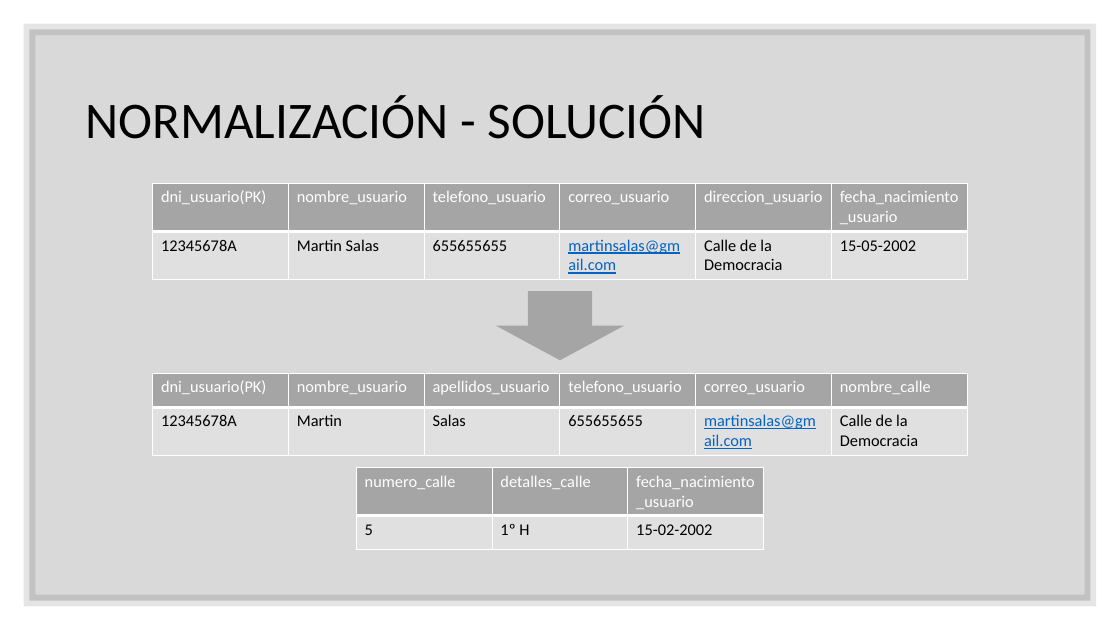
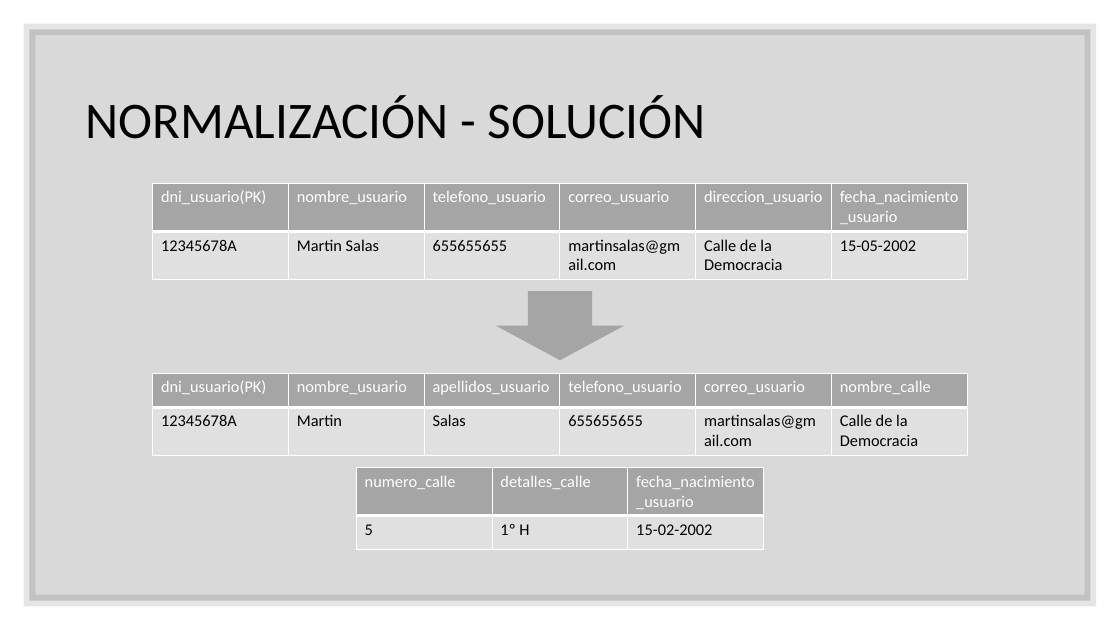
Before and after one commit to maraloeDev/Proyecto-de-Bases-de-Datos, a slide deck: slide 11 of Docs/Finales/Defensa proyecto intermodular.pptx (slide 10 before the commit). Drawn at 1120x630 pixels with LibreOffice and Linux fonts; fonts in the diff are those of the drawing. Boxes give left, top, right and bottom in pixels: in the first picture for what was removed or moved away, otherwise in the second. Text is boxed around its words. In the diff, an @@ line names an element or a change of style, - is before the commit and + after.

```diff
--- a/Docs/Finales/Defensa proyecto intermodular.pptx
+++ b/Docs/Finales/Defensa proyecto intermodular.pptx
@@ table at box(153, 183, 970, 278) @@
@@ text colour #0563C1 to #000000, underline off in "martinsalas@gmail.com" @@
@@ table at box(153, 373, 970, 455) @@
@@ text colour #0563C1 to #000000, underline off in "martinsalas@gmail.com" @@
```
Also in this commit, not shown: 13 other slides changed, 1 slide added, 5 other files.
